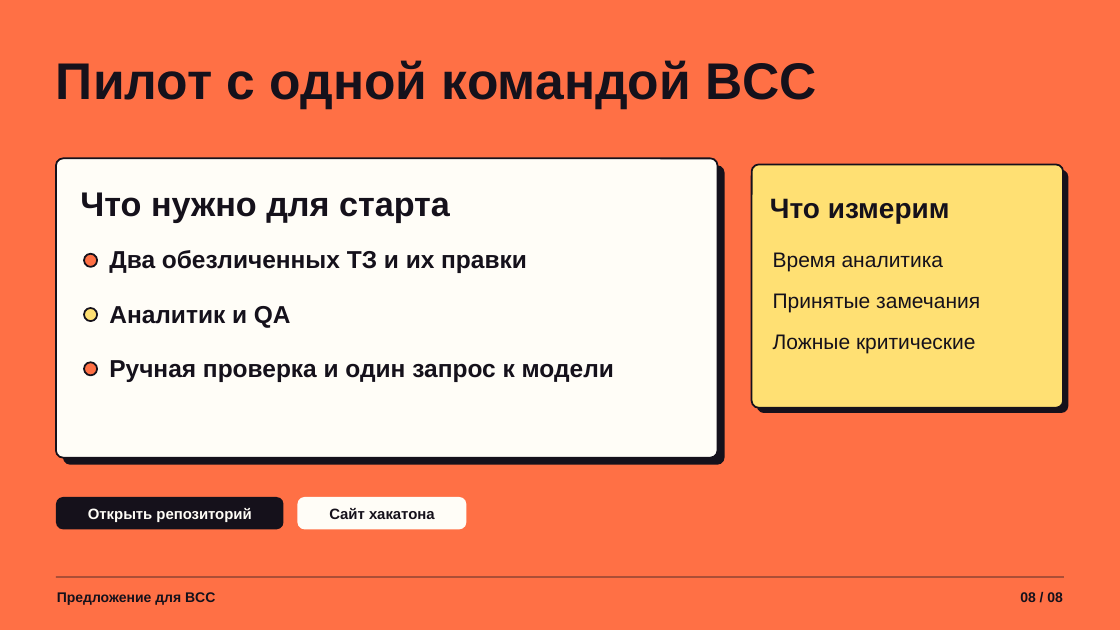
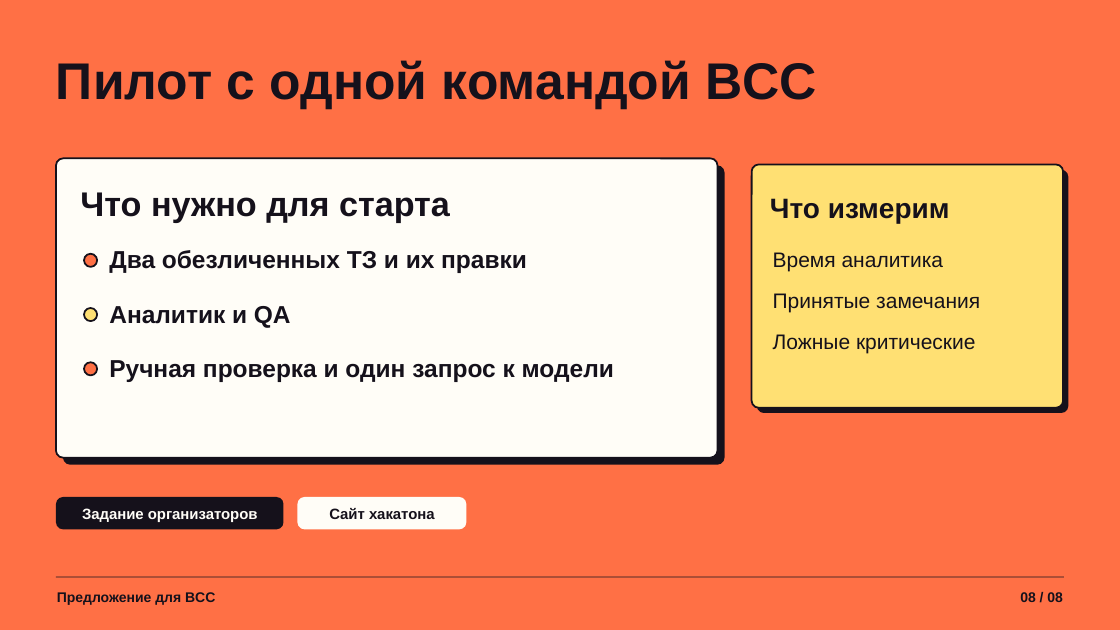
Before and after one commit to gojosatorukz/bcc-requirements-reviewer, a slide deck: slide 8 of presentation/bcc-pitch.pptx. Drawn at 1120x630 pixels with LibreOffice and Linux fonts; fonts in the diff are those of the drawing. Boxes give left, top, right and bottom in pixels: in the first picture for what was removed or moved away, otherwise in the second. Text is boxed around its words. In the diff, an @@ line names an element or a change of style, - is before the commit and + after.

```diff
--- a/presentation/bcc-pitch.pptx
+++ b/presentation/bcc-pitch.pptx
@@ text at box(82, 508, 258, 522): text changed @@
-Открыть репозиторий
+Задание организаторов
```
Also in this commit, not shown: 2 other slides changed, 1 slide added, 1 slide removed.
